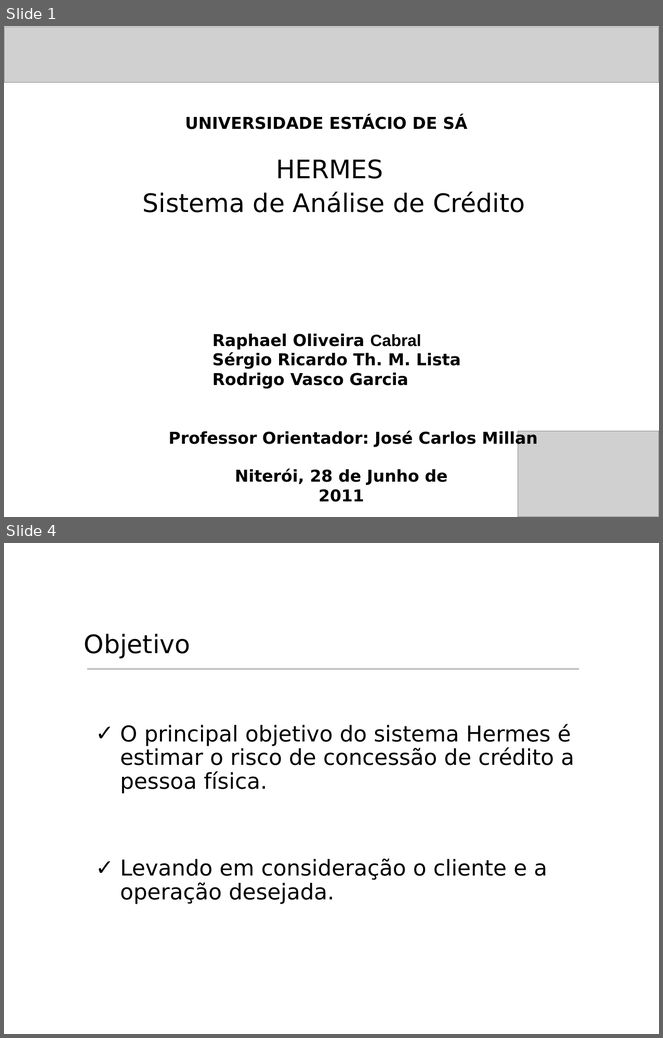
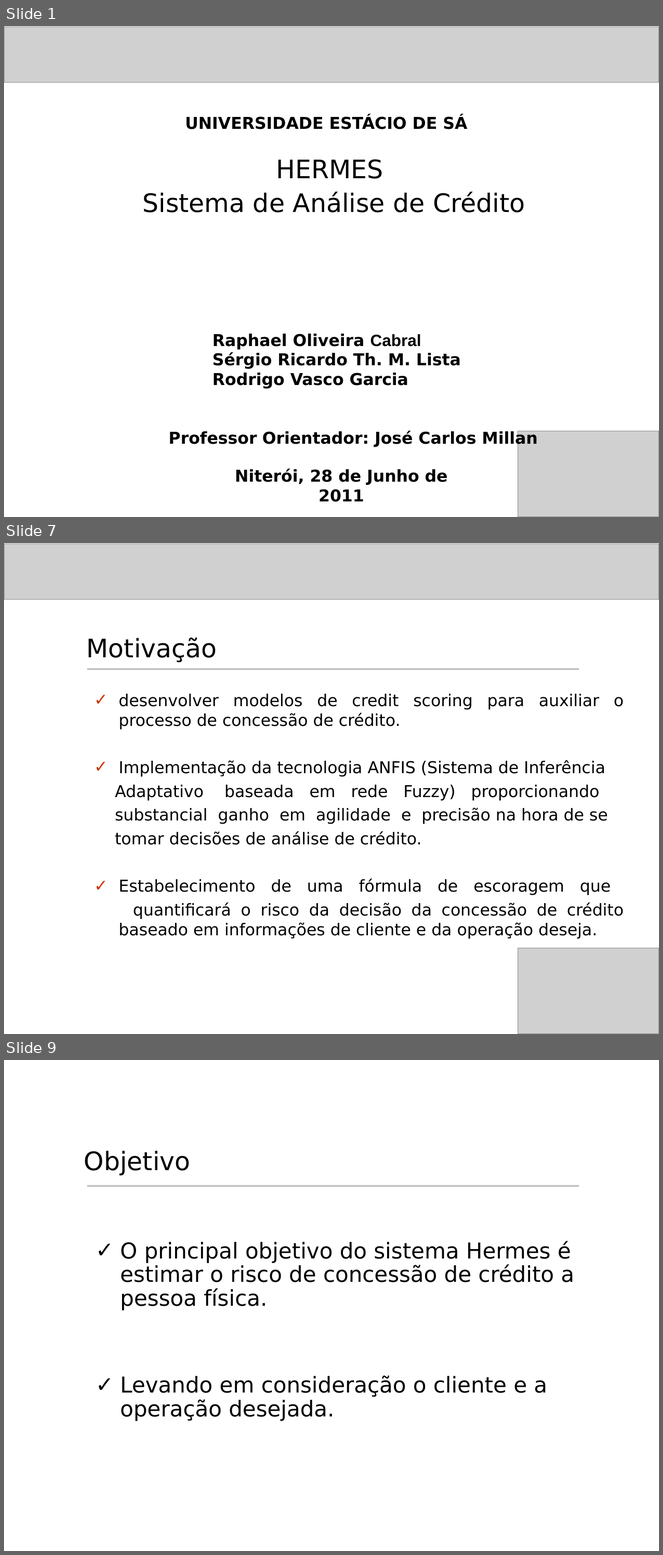
Before and after one commit to rcabral/creditanalyst, a slide deck: Apresentacao_Hermes/Apresentacao_Hermes.ppt. Shown one above the other, each under a label of ours: slides 1 and 4 before the commit, slides 1, 7 and 9 after it; the slides between them are not shown. The pictures are 663x1038 and 663x1555 pixels, drawn with LibreOffice and Linux fonts; fonts in the diff are those of the drawing; grey boxes stand for pictures; background and template pictures are left out. Boxes give left, top, right and bottom in pixels: in the first picture for what was removed or moved away, otherwise in the second. Text is boxed around its words. In the diff, an @@ line names an element or a change of style, - is before the commit and + after.

Commit message:
Inclusão na apresentação de slides que falam da empresa Finicred e problemas encontrados, motivação etc, conforma convrsamos ontem.

```diff
--- a/Apresentacao_Hermes/Apresentacao_Hermes.ppt
+++ b/Apresentacao_Hermes/Apresentacao_Hermes.ppt
@@ slide 7 added at <box>4,543,659,1034</box>, background #FFFFFF @@
@@ picture added at <box>4,544,659,599</box> @@
@@ text added at <box>87,638,217,663</box>, 28 pt, text #000000 @@
+Motivação
@@ line added from (87, 669) to (579, 669), #C0C0C0 2.01 pt @@
@@ text added at <box>115,694,624,939</box>, 18 pt, text #000000 @@
+✓ desenvolver modelos de credit scoring para auxiliar o processo de concessão de crédito.
+✓ Implementação da tecnologia ANFIS (Sistema de Inferência
+Adaptativo baseada em rede Fuzzy) proporcionando
+substancial ganho em agilidade e precisão na hora de se
+tomar decisões de análise de crédito.
+✓ Estabelecimento de uma fórmula de escoragem que
+quantificará o risco da decisão da concessão de crédito baseado em informações de cliente e da operação deseja.
@@ picture added at <box>518,949,659,1034</box> @@
@@ what was slide 4 is now slide 9 @@
```
Also in this commit, not shown: 4 slides changed, 4 other slides added.
